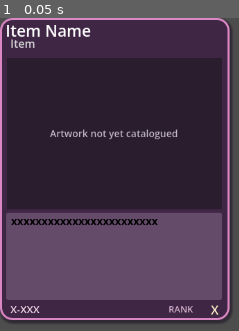
Above: before the commit, frame 1.
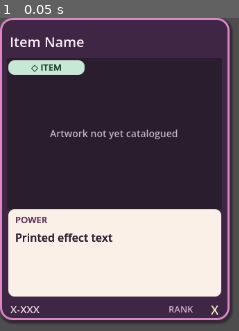
Above: after the commit, the same moment.

Repository: evevioletrose-hash/lol-tcg-sim
Game: Godot game, scene res://src/cards/Item.tscn
The game is run twice, just before and just after one commit, with the same random seed, the same clock (stepped at 60 frames per second) and the same inputs. This scene is started directly instead of the project's main scene.
Inputs:
- Up to frame 1 (0.05 s): no input

The runs differ from the first frame. In frame 1, 29% of the frame differs, in the area x 2-93%, y 2-91%.

Commit message:
Extend shared card presentation to Items, Surprises and landscape Places

Diff:
--- a/main.gd
+++ b/main.gd
@@ -57,7 +57,8 @@
 	var digital_test = "--digital-collection-test" in OS.get_cmdline_user_args()
 	var artwork_test = "--card-artwork-test" in OS.get_cmdline_user_args()
 	var bb_test = "--bb-presentation-test" in OS.get_cmdline_user_args()
-	var testing = editor_test or reconciliation_test or provenance_test or physical_test or digital_test or artwork_test or bb_test or "--card-workshop-test" in OS.get_cmdline_user_args()
+	var family_test = "--card-family-test" in OS.get_cmdline_user_args()
+	var testing = editor_test or reconciliation_test or provenance_test or physical_test or digital_test or artwork_test or bb_test or family_test or "--card-workshop-test" in OS.get_cmdline_user_args()
 	if library == null or not library.has_method("run_smoke_test"):
 		push_error("LOL_WORKSHOP initialization failed")
 		if testing:
@@ -67,7 +68,9 @@
 	await get_tree().process_frame
 	await get_tree().process_frame
 	if testing:
-		if bb_test:
+		if family_test:
+			get_tree().quit(library.run_card_family_test())
+		elif bb_test:
 			get_tree().quit(library.run_bb_presentation_test())
 		elif artwork_test:
 			get_tree().quit(library.run_artwork_test())
--- a/src/card_viewer/card_library.gd
+++ b/src/card_viewer/card_library.gd
@@ -57,6 +57,7 @@
 	game = source
 	archivist = edit_mode
 	get_viewport().size_changed.connect(_sync_viewport_layout)
+	preview_holder.resized.connect(_fit_preview)
 	_sync_viewport_layout()
 	type_filter.add_item("All types", 0)
 	type_filter.add_item("B.B.", Game.Card_Types.BB + 1)
@@ -131,6 +132,8 @@
 	return str(Game.Clubs.keys()[data.club]).replace("_", " ")
 
 func phase_name(data: Dictionary) -> String:
+	if data.has("printed_phase"):
+		return str(data.printed_phase) if not str(data.printed_phase).strip_edges().is_empty() else "Not catalogued"
 	if not data.has("phase"):
 		return ""
 	match data.phase:
@@ -252,22 +255,30 @@
 		lines.append("Phase: " + phase_name(data))
 	lines.append("")
 	lines.append(data.text)
-	if data.type == Game.Card_Types.Place:
+	preview = game.spawn_card(id, preview_holder)
+	if is_instance_valid(preview):
+		_configure_preview()
 		lines.append("")
-		lines.append("Place preview not implemented yet.")
-	else:
-		preview = game.spawn_card(id, preview_holder)
-		if is_instance_valid(preview):
-			preview.set_anchors_preset(Control.PRESET_TOP_LEFT)
-			preview.position = Vector2.ZERO
-			preview.size = Vector2(333, 442)
-			preview.get_node("Button").mouse_filter = Control.MOUSE_FILTER_IGNORE
-			lines.append("")
-			lines.append("Artwork: " + ("available" if preview.artwork_status == "available" else "not available"))
+		lines.append("Artwork: " + ("available" if preview.artwork_status == "available" else "not available"))
 	details.text = "\n".join(lines)
 	_sync_flip_button()
 	if not collection_kind.is_empty():
 		_update_collection_selection()
+
+func _configure_preview() -> void:
+	preview.set_anchors_preset(Control.PRESET_TOP_LEFT)
+	preview.position = Vector2.ZERO
+	preview.size = preview.presentation_size()
+	preview.get_node("Button").mouse_filter = Control.MOUSE_FILTER_IGNORE
+	_fit_preview()
+
+func _fit_preview() -> void:
+	if not is_instance_valid(preview):
+		return
+	# Preserve the approved portrait rendering; landscape fits available width.
+	var extent: Vector2 = preview.presentation_size()
+	var fit: float = minf(1.0, preview_holder.size.x / extent.x)
+	preview.scale = Vector2.ONE * maxf(0.01, fit)
 
 func run_smoke_test() -> int:
 	var counts: Dictionary = {}
@@ -313,10 +324,7 @@
 		show_card(id)
 		var kind = type_name(data.type)
 		counts[kind] = counts.get(kind, 0) + 1
-		if data.type == Game.Card_Types.Place:
-			if preview != null:
-				failures.append(id + ": unexpected Place scene")
-		elif preview == null:
+		if preview == null:
 			failures.append(id + ": missing preview")
 		else:
 			if preview.card_name != data.name or preview.catalogue_id != id:
@@ -534,15 +542,10 @@
 	var projected = game.project_card_data(game.catalogue.legacy_row(draft), false)
 	if projected.is_empty():
 		status.text += "\nIncomplete definition: name and type needed for preview."
-	elif projected.type == Game.Card_Types.Place:
-		status.text += "\nPlace preview not implemented yet."
 	else:
 		preview = game.spawn_card_definition(projected, preview_holder)
 		if is_instance_valid(preview):
-			preview.set_anchors_preset(Control.PRESET_TOP_LEFT)
-			preview.position = Vector2.ZERO
-			preview.size = Vector2(333, 442)
-			preview.get_node("Button").mouse_filter = Control.MOUSE_FILTER_IGNORE
+			_configure_preview()
 			preview.rank_ui.text = "?" if draft.rank == null or draft.rank == "" else str(draft.rank)
 			status.text += "\nArtwork: " + preview.artwork_status
 	_sync_flip_button()
@@ -1313,12 +1316,8 @@
 	var unsupported = 0
 	for id in game.card_database:
 		show_card(id)
-		if game.card_database[id].type == Game.Card_Types.Place:
+		if preview == null:
 			unsupported += 1
-			if preview != null:
-				failures.append(id + ": unexpected Place preview")
-			continue
-		if preview == null:
 			failures.append(id + ": missing card scene")
 			continue
 		var expected: Dictionary = resolver.resolve("tabletop", id)
@@ -1413,3 +1412,49 @@
 		push_error(failure)
 	print("LOL_BB_PRESENTATION cards=%d failures=%d" % [tested, failures.size()])
 	return 0 if failures.is_empty() else 1
+
+func run_card_family_test() -> int:
+	var failures: Array[String] = []
+	var counts: Dictionary = {}
+	for id in game.card_database:
+		var data: Dictionary = game.card_database[id]
+		show_card(id)
+		if preview == null:
+			failures.append(id + ": missing preview")
+			continue
+		var kind = type_name(data.type)
+		counts[kind] = counts.get(kind, 0) + 1
+		var face: Control = preview.get_node("Card")
+		var frame: Control = face.get_node("img")
+		var landscape = data.type == Game.Card_Types.Place
+		var wanted_size = Vector2(436, 331) if landscape else Vector2(331, 436)
+		if frame.size != wanted_size or preview.presentation_size() != (Vector2(442, 333) if landscape else Vector2(333, 442)):
+			failures.append(id + ": native orientation mismatch")
+		var power: RichTextLabel = face.get_node("Text/card_text")
+		var name_label: Label = face.get_node("Name")
+		if power.text != data.text or name_label.text != data.name or preview.cardnum_ui.text != id or preview.rank_ui.text != str(data.rank):
+			failures.append(id + ": printed field mismatch")
+		if data.type == Game.Card_Types.Surprise:
+			var expected = str(data.printed_phase).to_upper() if not str(data.printed_phase).strip_edges().is_empty() else "PHASE NOT CATALOGUED"
+			if face.get_node("Phase").text != expected:
+				failures.append(id + ": printed timing mismatch")
+		var power_panel: Control = face.get_node("Text")
+		if not Rect2(Vector2.ZERO, wanted_size).encloses(power_panel.get_rect()) or not Rect2(Vector2.ZERO, wanted_size).encloses(preview.artwork_panel.get_rect()):
+			failures.append(id + ": panel outside frame")
+		if power_panel.get_rect().intersects(preview.artwork_panel.get_rect()):
+			failures.append(id + ": artwork/power overlap")
+		if preview.scale.x != preview.scale.y or preview.presentation_size().x * preview.scale.x > preview_holder.size.x + 0.1:
+			failures.append(id + ": preview width/scale mismatch")
+		_flip_preview()
+		if preview.face_up or not preview.cardback_ui.visible or name_label.visible or power.is_visible_in_tree() or preview.artwork_panel.visible or preview.rank_ui.visible:
+			failures.append(id + ": front content visible on back")
+		if landscape and (not is_equal_approx(preview.cardback_ui.rotation_degrees, 90.0) or preview.cardback_ui.position != Vector2(436, 0)):
+			failures.append(id + ": landscape back orientation")
+		_flip_preview()
+		if not preview.face_up or preview.cardback_ui.visible or not name_label.visible or not power.is_visible_in_tree():
+			failures.append(id + ": front not restored")
+	refresh_list()
+	for failure in failures:
+		push_error(failure)
+	print("LOL_CARD_FAMILY counts=%s failures=%d" % [str(counts), failures.size()])
+	return 0 if failures.is_empty() else 1
--- a/src/cards/BB.tscn
+++ b/src/cards/BB.tscn
@@ -2,6 +2,8 @@
 
 [ext_resource type="Script" uid="uid://r7sliix3to84" path="res://src/cards/bb.gd" id="1_2mksr"]
 [ext_resource type="PackedScene" uid="uid://co1me3ivm6hp3" path="res://src/cards/card.tscn" id="2_l677j"]
+
+[ext_resource type="PackedScene" path="res://src/cards/power_panel.tscn" id="3_power"]
 
 [sub_resource type="StyleBoxFlat" id="StyleBoxFlat_l677j"]
 bg_color = Color(0, 0, 0, 0)
@@ -15,13 +17,6 @@
 
 [sub_resource type="StyleBoxFlat" id="StyleBoxFlat_groove"]
 bg_color = Color(0.73, 0.81, 0.98, 1)
-corner_radius_top_left = 9
-corner_radius_top_right = 9
-corner_radius_bottom_left = 9
-corner_radius_bottom_right = 9
-
-[sub_resource type="StyleBoxFlat" id="StyleBoxFlat_power"]
-bg_color = Color(0.98, 0.94, 0.91, 1)
 corner_radius_top_left = 9
 corner_radius_top_right = 9
 corner_radius_bottom_left = 9
@@ -140,38 +135,12 @@
 vertical_alignment = 1
 mouse_filter = 2
 
-[node name="Text" type="Panel" parent="Card"]
+[node name="Text" parent="Card" instance=ExtResource("3_power")]
 layout_mode = 0
 offset_left = 12.0
 offset_top = 276.0
 offset_right = 319.0
 offset_bottom = 402.0
-theme_override_styles/panel = SubResource("StyleBoxFlat_power")
-mouse_filter = 2
-
-[node name="PowerCaption" type="Label" parent="Card/Text"]
-layout_mode = 0
-offset_left = 10.0
-offset_top = 5.0
-offset_right = 297.0
-offset_bottom = 26.0
-theme_override_colors/font_color = Color(0.44, 0.23, 0.40, 1)
-theme_override_font_sizes/font_size = 13
-text = "POWER"
-vertical_alignment = 1
-mouse_filter = 2
-
-[node name="card_text" type="RichTextLabel" parent="Card/Text"]
-layout_mode = 0
-offset_left = 10.0
-offset_top = 29.0
-offset_right = 297.0
-offset_bottom = 119.0
-theme_override_colors/default_color = Color(0.19, 0.13, 0.21, 1)
-theme_override_font_sizes/normal_font_size = 16
-bbcode_enabled = false
-text = "Printed effect text"
-mouse_filter = 2
 
 [node name="Button" type="Button" parent="."]
 modulate = Color(1, 1, 1, 0)
--- a/src/cards/Item.tscn
+++ b/src/cards/Item.tscn
@@ -1,25 +1,16 @@
-[gd_scene load_steps=6 format=3 uid="uid://b3qgsgj7jftbq"]
+[gd_scene load_steps=5 format=3 uid="uid://b3qgsgj7jftbq"]
 
 [ext_resource type="Script" uid="uid://dn036ohbx3yud" path="res://src/cards/item.gd" id="1_bwgvu"]
 [ext_resource type="PackedScene" uid="uid://co1me3ivm6hp3" path="res://src/cards/card.tscn" id="2_2bvoy"]
 
-[sub_resource type="LabelSettings" id="LabelSettings_l677j"]
-font_size = 23
+[ext_resource type="PackedScene" path="res://src/cards/power_panel.tscn" id="3_power"]
 
-[sub_resource type="LabelSettings" id="LabelSettings_l17r4"]
-font_color = Color(0.8431839, 0.8431839, 0.84318376, 1)
-
-[sub_resource type="StyleBoxFlat" id="StyleBoxFlat_2mksr"]
-content_margin_left = 0.0
-content_margin_top = 0.0
-content_margin_right = 0.0
-content_margin_bottom = 0.0
-bg_color = Color(0.48715585, 0.3921694, 0.51486176, 0.6)
-corner_radius_top_left = 3
-corner_radius_top_right = 3
-corner_radius_bottom_right = 3
-corner_radius_bottom_left = 3
-corner_detail = 5
+[sub_resource type="StyleBoxFlat" id="StyleBoxFlat_badge"]
+bg_color = Color(0.78, 0.91, 0.83, 1)
+corner_radius_top_left = 9
+corner_radius_top_right = 9
+corner_radius_bottom_left = 9
+corner_radius_bottom_right = 9
 
 [node name="Item" type="Control"]
 layout_mode = 3
@@ -36,38 +27,47 @@
 
 [node name="Name" type="Label" parent="Card"]
 layout_mode = 0
-offset_left = 8.0
-offset_top = 2.0
-offset_right = 228.0
-offset_bottom = 34.0
+offset_left = 14.0
+offset_top = 8.0
+offset_right = 317.0
+offset_bottom = 60.0
+theme_override_colors/font_color = Color(1, 0.94, 0.98, 1)
+theme_override_font_sizes/font_size = 20
 text = "Item Name"
-label_settings = SubResource("LabelSettings_l677j")
 vertical_alignment = 1
+mouse_filter = 2
+autowrap_mode = 3
+max_lines_visible = 2
+text_overrun_behavior = 3
+
+[node name="TypeBadge" type="Panel" parent="Card"]
+layout_mode = 0
+offset_left = 12.0
+offset_top = 61.0
+offset_right = 122.0
+offset_bottom = 82.0
+mouse_filter = 2
+theme_override_styles/panel = SubResource("StyleBoxFlat_badge")
 
 [node name="Item_label" type="Label" parent="Card"]
 layout_mode = 0
-offset_left = 15.0
-offset_top = 25.0
-offset_right = 235.0
-offset_bottom = 56.0
-text = "Item"
-label_settings = SubResource("LabelSettings_l17r4")
+offset_left = 18.0
+offset_top = 61.0
+offset_right = 116.0
+offset_bottom = 82.0
+theme_override_colors/font_color = Color(0.15, 0.31, 0.24, 1)
+theme_override_font_sizes/font_size = 13
+text = "◇ ITEM"
+vertical_alignment = 1
+mouse_filter = 2
+horizontal_alignment = 1
 
-[node name="Text" type="Panel" parent="Card"]
+[node name="Text" parent="Card" instance=ExtResource("3_power")]
 layout_mode = 0
-offset_left = 9.0
-offset_top = 281.0
-offset_right = 320.0
-offset_bottom = 407.0
-theme_override_styles/panel = SubResource("StyleBoxFlat_2mksr")
-
-[node name="card_text" type="RichTextLabel" parent="Card/Text"]
-layout_mode = 0
-offset_left = 7.0
-offset_right = 309.0
-offset_bottom = 123.0
-bbcode_enabled = true
-text = "xxxxxxxxxxxxxxxxxxxxxxxx"
+offset_left = 12.0
+offset_top = 276.0
+offset_right = 319.0
+offset_bottom = 402.0
 
 [node name="Button" type="Button" parent="."]
 modulate = Color(1, 1, 1, 0)
--- /dev/null
+++ b/src/cards/Place.tscn
@@ -0,0 +1,72 @@
+[gd_scene load_steps=5 format=3]
+
+[ext_resource type="Script" path="res://src/cards/item.gd" id="1_place"]
+[ext_resource type="PackedScene" path="res://src/cards/card.tscn" id="2_frame"]
+[ext_resource type="PackedScene" path="res://src/cards/power_panel.tscn" id="3_power"]
+
+[sub_resource type="StyleBoxFlat" id="StyleBoxFlat_badge"]
+bg_color = Color(0.70, 0.86, 0.94, 1)
+corner_radius_top_left = 9
+corner_radius_top_right = 9
+corner_radius_bottom_left = 9
+corner_radius_bottom_right = 9
+
+[node name="Place" type="Control"]
+layout_mode = 3
+anchors_preset = 0
+offset_right = 442.0
+offset_bottom = 333.0
+script = ExtResource("1_place")
+
+[node name="Card" parent="." instance=ExtResource("2_frame")]
+layout_mode = 0
+
+[node name="Name" type="Label" parent="Card"]
+layout_mode = 0
+offset_left = 14.0
+offset_top = 8.0
+offset_right = 311.0
+offset_bottom = 54.0
+theme_override_colors/font_color = Color(1, 0.94, 0.98, 1)
+theme_override_font_sizes/font_size = 20
+text = "Place Name"
+vertical_alignment = 1
+mouse_filter = 2
+autowrap_mode = 3
+max_lines_visible = 2
+text_overrun_behavior = 3
+
+[node name="TypeBadge" type="Panel" parent="Card"]
+layout_mode = 0
+offset_left = 320.0
+offset_top = 14.0
+offset_right = 424.0
+offset_bottom = 44.0
+mouse_filter = 2
+theme_override_styles/panel = SubResource("StyleBoxFlat_badge")
+
+[node name="PlaceCaption" type="Label" parent="Card"]
+layout_mode = 0
+offset_left = 325.0
+offset_top = 14.0
+offset_right = 419.0
+offset_bottom = 44.0
+theme_override_colors/font_color = Color(0.15, 0.27, 0.35, 1)
+theme_override_font_sizes/font_size = 13
+text = "⌂ PLACE"
+vertical_alignment = 1
+mouse_filter = 2
+horizontal_alignment = 1
+
+[node name="Text" parent="Card" instance=ExtResource("3_power")]
+layout_mode = 0
+offset_left = 221.0
+offset_top = 62.0
+offset_right = 424.0
+offset_bottom = 297.0
+
+[node name="Button" type="Button" parent="."]
+modulate = Color(1, 1, 1, 0)
+layout_mode = 0
+offset_right = 442.0
+offset_bottom = 333.0
--- a/src/cards/Surprise.tscn
+++ b/src/cards/Surprise.tscn
@@ -1,25 +1,16 @@
-[gd_scene load_steps=6 format=3 uid="uid://d1vhkgd2ru0ru"]
+[gd_scene load_steps=5 format=3 uid="uid://d1vhkgd2ru0ru"]
 
 [ext_resource type="Script" uid="uid://cqd3shyg4oi34" path="res://src/cards/surprise.gd" id="1_vdh88"]
 [ext_resource type="PackedScene" uid="uid://co1me3ivm6hp3" path="res://src/cards/card.tscn" id="2_im1qi"]
 
-[sub_resource type="LabelSettings" id="LabelSettings_l677j"]
-font_size = 23
+[ext_resource type="PackedScene" path="res://src/cards/power_panel.tscn" id="3_power"]
 
-[sub_resource type="LabelSettings" id="LabelSettings_l17r4"]
-font_size = 21
-
-[sub_resource type="StyleBoxFlat" id="StyleBoxFlat_2mksr"]
-content_margin_left = 0.0
-content_margin_top = 0.0
-content_margin_right = 0.0
-content_margin_bottom = 0.0
-bg_color = Color(0.48715585, 0.3921694, 0.51486176, 0.6)
-corner_radius_top_left = 3
-corner_radius_top_right = 3
-corner_radius_bottom_right = 3
-corner_radius_bottom_left = 3
-corner_detail = 5
+[sub_resource type="StyleBoxFlat" id="StyleBoxFlat_badge"]
+bg_color = Color(0.99, 0.82, 0.55, 1)
+corner_radius_top_left = 9
+corner_radius_top_right = 9
+corner_radius_bottom_left = 9
+corner_radius_bottom_right = 9
 
 [node name="Surprise" type="Control"]
 layout_mode = 3
@@ -34,41 +25,60 @@
 
 [node name="Name" type="Label" parent="Card"]
 layout_mode = 0
-offset_left = 53.0
-offset_top = 309.0
-offset_right = 273.0
-offset_bottom = 341.0
+offset_left = 14.0
+offset_top = 8.0
+offset_right = 317.0
+offset_bottom = 60.0
+theme_override_colors/font_color = Color(1, 0.94, 0.98, 1)
+theme_override_font_sizes/font_size = 20
 text = "Surprise Name"
-label_settings = SubResource("LabelSettings_l677j")
-horizontal_alignment = 1
 vertical_alignment = 1
+mouse_filter = 2
+autowrap_mode = 3
+max_lines_visible = 2
+text_overrun_behavior = 3
+
+[node name="TypeBadge" type="Panel" parent="Card"]
+layout_mode = 0
+offset_left = 12.0
+offset_top = 60.0
+offset_right = 319.0
+offset_bottom = 93.0
+mouse_filter = 2
+theme_override_styles/panel = SubResource("StyleBoxFlat_badge")
+
+[node name="TimingCaption" type="Label" parent="Card"]
+layout_mode = 0
+offset_left = 19.0
+offset_top = 60.0
+offset_right = 114.0
+offset_bottom = 93.0
+theme_override_colors/font_color = Color(0.34, 0.20, 0.12, 1)
+theme_override_font_sizes/font_size = 12
+text = "✦ SURPRISE"
+vertical_alignment = 1
+mouse_filter = 2
 
 [node name="Phase" type="Label" parent="Card"]
 layout_mode = 0
-offset_left = 61.0
-offset_top = 8.0
-offset_right = 281.0
-offset_bottom = 53.0
-text = "Any Phase"
-label_settings = SubResource("LabelSettings_l17r4")
-horizontal_alignment = 1
+offset_left = 117.0
+offset_top = 60.0
+offset_right = 312.0
+offset_bottom = 93.0
+theme_override_colors/font_color = Color(0.34, 0.20, 0.12, 1)
+theme_override_font_sizes/font_size = 13
+text = "ANY PHASE"
 vertical_alignment = 1
+mouse_filter = 2
+horizontal_alignment = 2
+text_overrun_behavior = 3
 
-[node name="Text" type="Panel" parent="Card"]
+[node name="Text" parent="Card" instance=ExtResource("3_power")]
 layout_mode = 0
-offset_left = 9.0
-offset_top = 348.0
-offset_right = 320.0
-offset_bottom = 407.0
-theme_override_styles/panel = SubResource("StyleBoxFlat_2mksr")
-
-[node name="card_text" type="RichTextLabel" parent="Card/Text"]
-layout_mode = 0
-offset_left = 7.0
-offset_right = 309.0
-offset_bottom = 56.0
-bbcode_enabled = true
-text = "xxxxxxxxxxxxxxxxxxxxxxxx"
+offset_left = 12.0
+offset_top = 276.0
+offset_right = 319.0
+offset_bottom = 402.0
 
 [node name="Button" type="Button" parent="."]
 modulate = Color(1, 1, 1, 0)
--- a/src/cards/card.gd
+++ b/src/cards/card.gd
@@ -48,7 +48,7 @@
 	if data.get("club") != null:
 		club = data.club
 
-# Shared artwork aperture for the existing card faces. Layout refinements are V2/V3.
+# Shared artwork aperture, with the landscape Place using the same components.
 func bind_artwork(edition: String = "tabletop") -> void:
 	artwork_panel = get_node("Card/img/Artwork")
 	artwork_texture = artwork_panel.get_node("Texture")
@@ -59,8 +59,16 @@
 		Game.Card_Types.BB:
 			artwork_panel.position = Vector2(12, 88)
 			artwork_panel.size = Vector2(307, 182)
+		Game.Card_Types.Item:
+			artwork_panel.position = Vector2(12, 88)
+			artwork_panel.size = Vector2(307, 182)
 		Game.Card_Types.Surprise:
-			artwork_panel.size.y = 245
+			artwork_panel.position = Vector2(12, 99)
+			artwork_panel.size = Vector2(307, 171)
+		Game.Card_Types.Place:
+			_layout_landscape()
+			artwork_panel.position = Vector2(12, 62)
+			artwork_panel.size = Vector2(203, 235)
 	var resolved = ArtworkResolver.resolve(edition, catalogue_id)
 	artwork = resolved.path
 	artwork_status = resolved.status
@@ -69,6 +77,21 @@
 	artwork_placeholder.visible = resolved.texture == null
 	artwork_placeholder.text = "Artwork unavailable" if artwork_status == "missing_resource" else "Artwork not yet catalogued"
 	artwork_panel.visible = face_up
+
+func presentation_size() -> Vector2:
+	return Vector2(442, 333) if type == Game.Card_Types.Place else Vector2(333, 442)
+
+func _layout_landscape() -> void:
+	card_ui.size = Vector2(436, 331)
+	var frame: Control = card_ui.get_node("img")
+	frame.size = Vector2(436, 331)
+	cardnum_ui.position = Vector2(15, 303)
+	rank_ui.position = Vector2(387, 303)
+	card_ui.get_node("img/RankCaption").position = Vector2(326, 303)
+	can_play.size = Vector2(438, 329)
+	# A physically rotated card shows the same portrait back, rotated with it.
+	cardback_ui.position = Vector2(436, 0)
+	cardback_ui.rotation_degrees = 90.0
 
 func update_cardtext():
 	rank_ui.text = str(rank)
--- /dev/null
+++ b/src/cards/power_panel.tscn
@@ -0,0 +1,42 @@
+[gd_scene load_steps=2 format=3]
+
+[sub_resource type="StyleBoxFlat" id="StyleBoxFlat_power"]
+bg_color = Color(0.98, 0.94, 0.91, 1)
+corner_radius_top_left = 9
+corner_radius_top_right = 9
+corner_radius_bottom_left = 9
+corner_radius_bottom_right = 9
+
+[node name="Text" type="Panel"]
+layout_mode = 0
+offset_right = 307.0
+offset_bottom = 126.0
+theme_override_styles/panel = SubResource("StyleBoxFlat_power")
+mouse_filter = 2
+
+[node name="PowerCaption" type="Label" parent="."]
+layout_mode = 1
+anchor_right = 1.0
+offset_left = 10.0
+offset_top = 5.0
+offset_right = -10.0
+offset_bottom = 26.0
+theme_override_colors/font_color = Color(0.44, 0.23, 0.40, 1)
+theme_override_font_sizes/font_size = 13
+text = "POWER"
+vertical_alignment = 1
+mouse_filter = 2
+
+[node name="card_text" type="RichTextLabel" parent="."]
+layout_mode = 1
+anchor_right = 1.0
+anchor_bottom = 1.0
+offset_left = 10.0
+offset_top = 29.0
+offset_right = -10.0
+offset_bottom = -7.0
+theme_override_colors/default_color = Color(0.19, 0.13, 0.21, 1)
+theme_override_font_sizes/normal_font_size = 16
+bbcode_enabled = false
+text = "Printed effect text"
+mouse_filter = 2
--- a/src/cards/surprise.gd
+++ b/src/cards/surprise.gd
@@ -5,6 +5,7 @@
 var cardtext_ui
 
 var phase : Game.Game_Phases
+var printed_phase: String = ""
 
 func populate(data):
 	super.populate(data)
@@ -14,20 +15,14 @@
 	cardtext_ui = get_node("Card/Text/card_text")
 
 	phase = data.phase
+	printed_phase = str(data.get("printed_phase", ""))
 	update_cardtext()
 
 func update_cardtext():
 	super.update_cardtext()
 	name_ui.text = card_name
 
-	match phase:
-		Game.Game_Phases.Any_Phase:
-			phase_ui.text = "ANY PHASE"
-		Game.Game_Phases.Call_BB:
-			phase_ui.text = "CALL YOUR B.B.'S"
-		Game.Game_Phases.Dress_Up:
-			phase_ui.text = "DRESS UP"
-		Game.Game_Phases.Dance_Off:
-			phase_ui.text = "DANCE OFF"
+	# Display evidence, not the legacy runtime fallback for an unknown phase.
+	phase_ui.text = printed_phase.to_upper() if not printed_phase.strip_edges().is_empty() else "PHASE NOT CATALOGUED"
 
 	cardtext_ui.text = text
--- a/src/game.gd
+++ b/src/game.gd
@@ -158,7 +158,8 @@
 		else:
 			card_data_object.club = Clubs.Unknown
 	elif card_type == Card_Types.Surprise:
-		card_data_object.phase = get_game_phase(card_data[8].strip_edges() if card_data.size() >= 9 else "")
+		card_data_object.printed_phase = card_data[8] if card_data.size() >= 9 else ""
+		card_data_object.phase = get_game_phase(card_data_object.printed_phase.strip_edges())
 
 	return card_data_object
 
@@ -230,6 +231,11 @@
 			card_object = load("res://src/cards/Surprise.tscn").instantiate()
 		Card_Types.Item:
 			card_object = load("res://src/cards/Item.tscn").instantiate()
+		Card_Types.Place:
+			if presentation_parent == null:
+				push_warning("Place gameplay not implemented: " + str(card_data.number))
+				return null
+			card_object = load("res://src/cards/Place.tscn").instantiate()
 		_:
 			push_warning("No card scene for " + str(card_data.number))
 			return null
Not shown, changed: docs/card-presentation.md
Not shown, changed: docs/restoration.md
Not shown, changed: docs/roadmap.md
